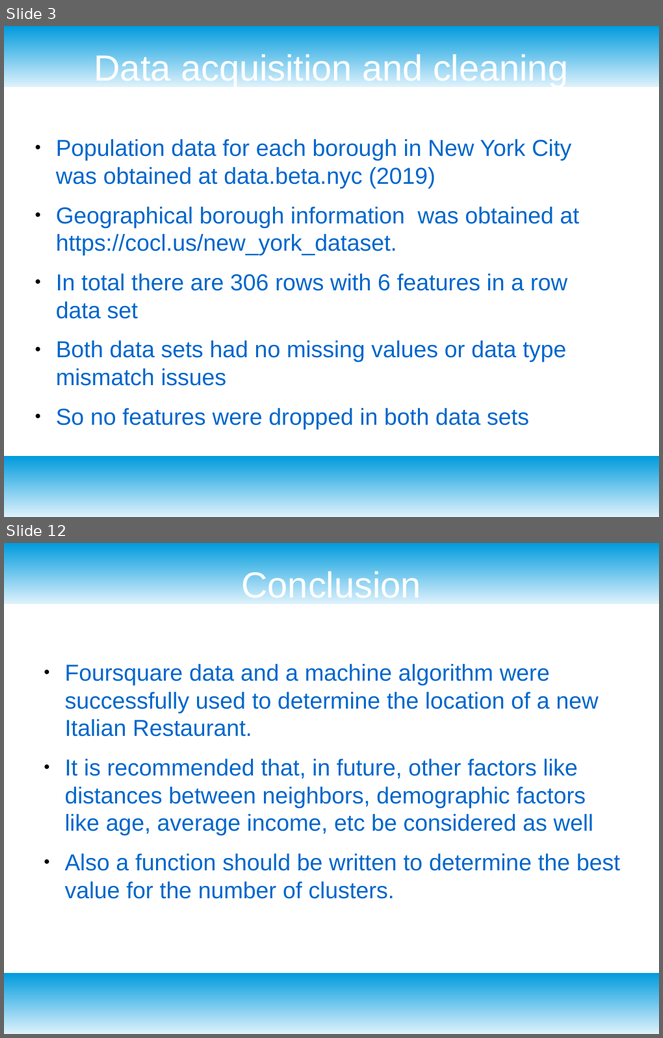
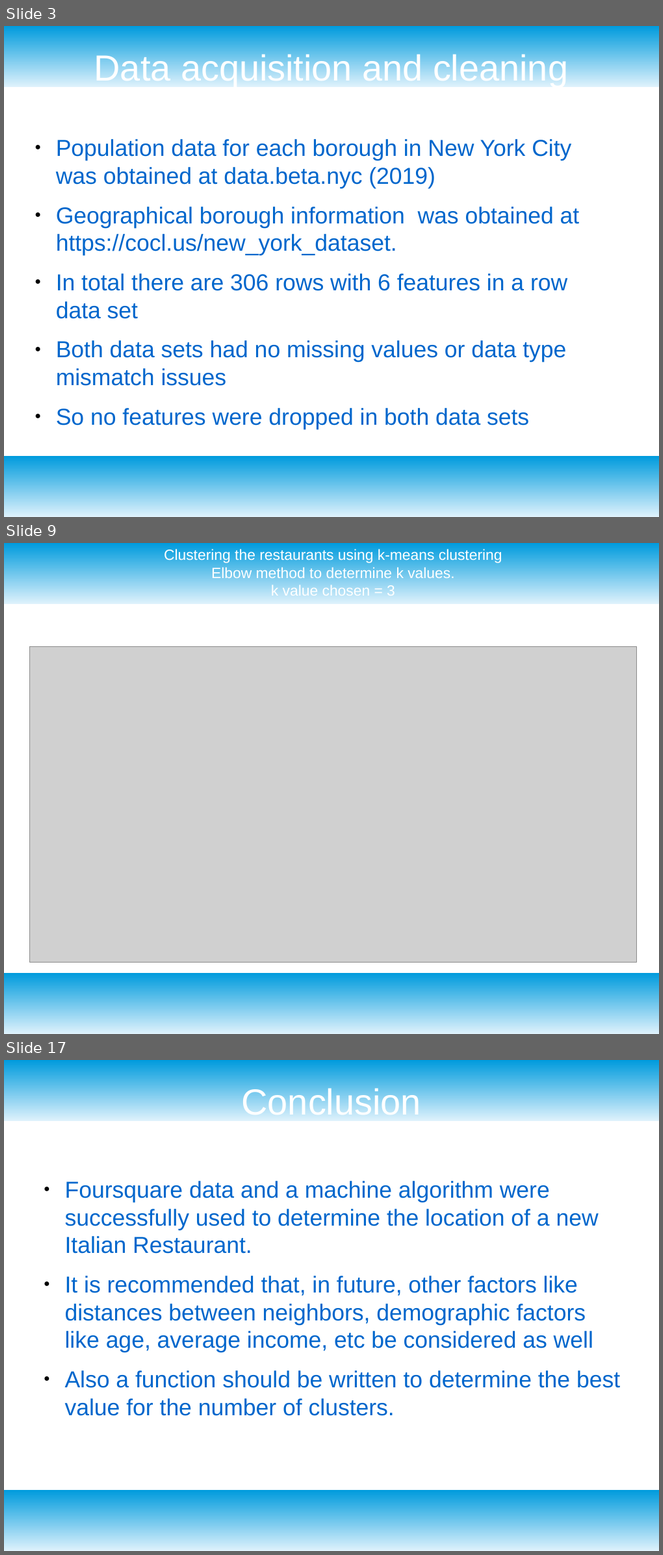
Before and after one commit to Tatenda23/Cousera_Capstone, a slide deck: Presentation.odp. Shown one above the other, each under a label of ours: slides 3 and 12 before the commit, slides 3, 9 and 17 after it; the slides between them are not shown. The pictures are 663x1038 and 663x1555 pixels, drawn with LibreOffice and Linux fonts; fonts in the diff are those of the drawing; grey boxes stand for pictures. Boxes give left, top, right and bottom in pixels: in the first picture for what was removed or moved away, otherwise in the second. Text is boxed around its words. In the diff, an @@ line names an element or a change of style, - is before the commit and + after.

```diff
--- a/Presentation.odp
+++ b/Presentation.odp
@@ slide 9 added at <box>4,543,659,1034</box>, background #FFFFFF; not listed: 2 template elements that a slide beside it also shows @@
@@ title added at <box>164,548,503,596</box>, 18 pt, text #FFFFFF @@
+Clustering the restaurants using k-means clustering
+Elbow method to determine k values.
+k value chosen = 3
@@ picture added at <box>29,646,637,962</box> @@
@@ what was slide 12 is now slide 17 @@
```
Also in this commit, not shown: 5 slides changed, 7 other slides added, 3 slides removed, 2 other files.
